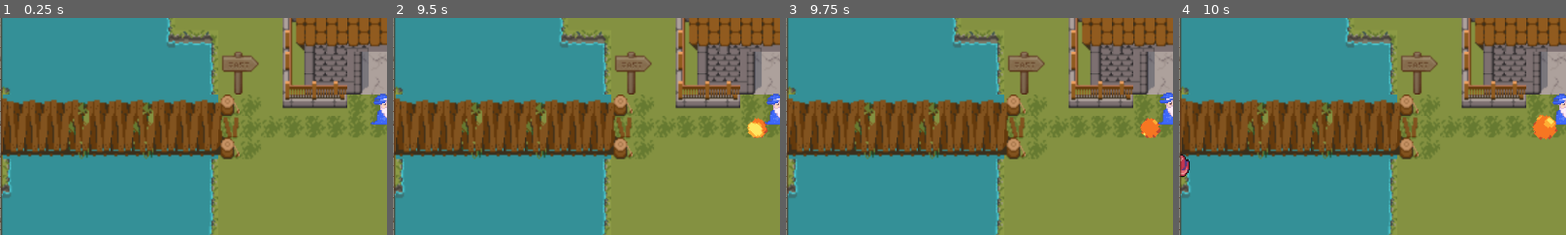
Above: before the commit, frames 1-4 (left to right).
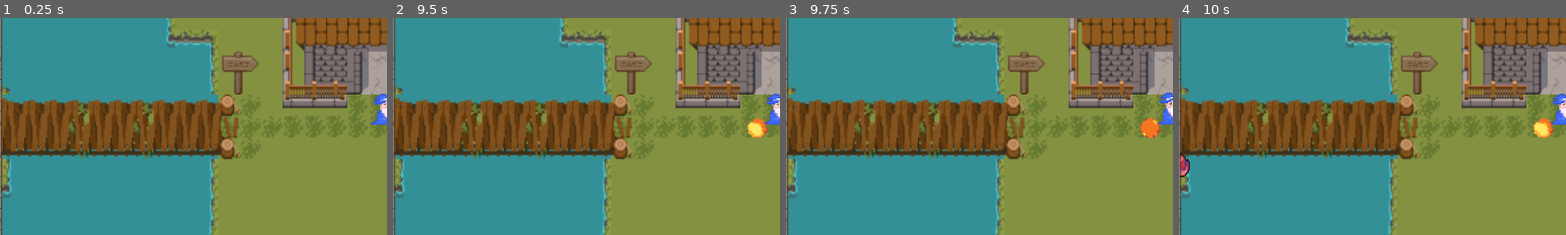
Above: after the commit, the same moments.

Repository: taylordallimore/Wizardry-Wasteland
Game: Godot game, scene res://levels/level2/level_2.tscn
The game is run twice, just before and just after one commit, with the same random seed, the same clock (stepped at 60 frames per second) and the same inputs. This scene is started directly instead of the project's main scene.
Inputs:
- Up to frame 1 (0.25 s): no input
- Up to frame 2 (9.5 s): tap 1 (magic1) every 0.75 s from 0.6 to 8.85 s
- Up to frame 3 (9.75 s): tap Enter at 9.5 s; tap 1 (magic1) at 9.6 s
- Up to frame 4 (10 s): no input
The pictures show only the part of the screen within x 1-50%, y 30-80%; the shares and areas given below are measured in that part.

Frames 1-3 are identical in both runs. In frame 4, 0.5% of the frame differs, in the area x 91-98%, y 44-57%.

Commit message:
no shoot unless in range

Diff:
--- a/entities/gun.gd
+++ b/entities/gun.gd
@@ -17,4 +17,6 @@
 	%ShootingPoint.add_child(new_bullet)
 
 func _on_timer_timeout():
-	shoot()
+	var enemies_in_range = get_overlapping_bodies()
+	if enemies_in_range.size() > 0:
+		shoot()
